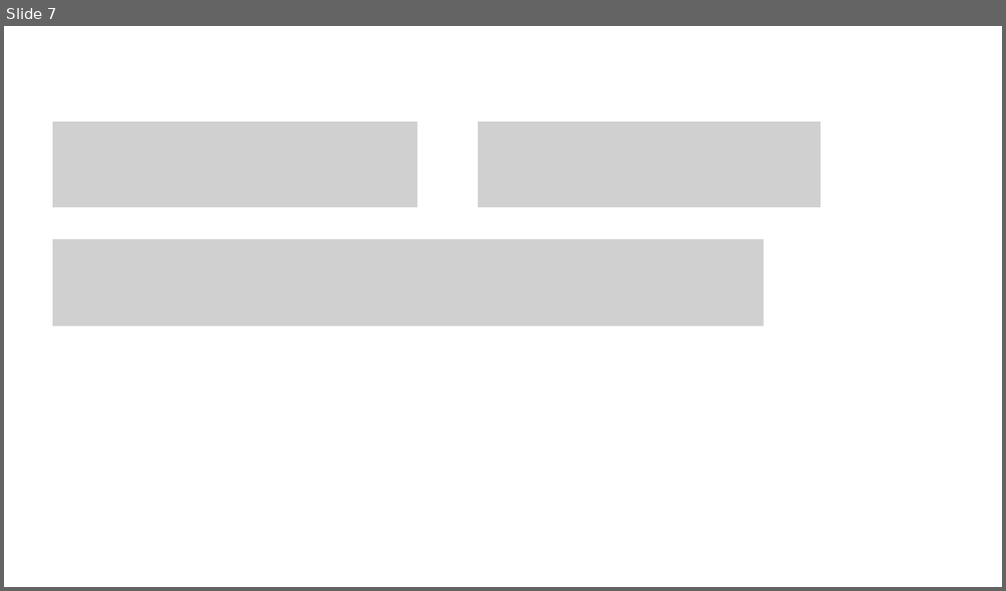
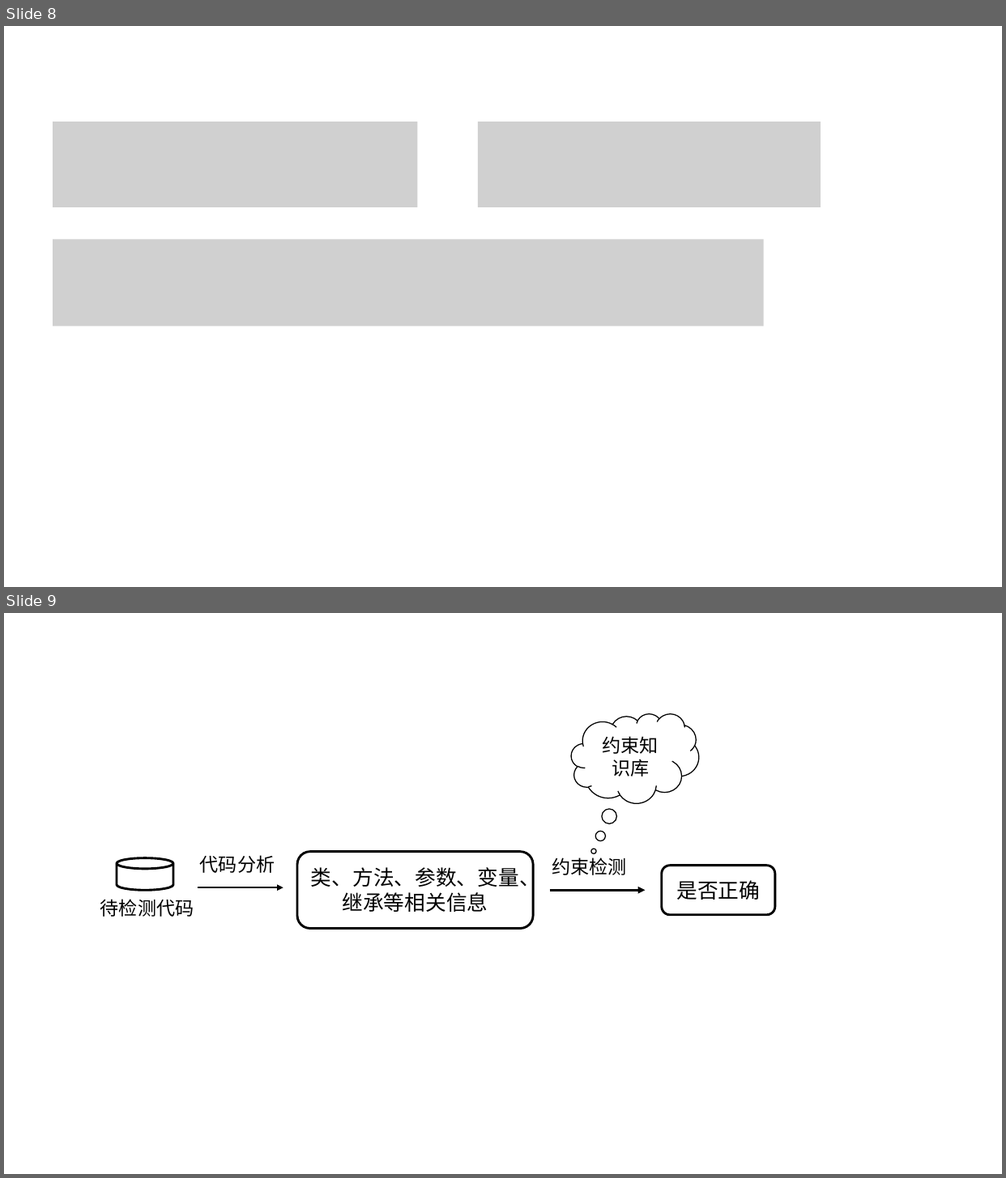
Before and after one commit to zk467701860/SKnowledgeGraph, a slide deck: directive_classification/毕业论文/图片/新建 Microsoft PowerPoint 演示文稿.pptx. Shown one above the other, each under a label of ours: slide 7 before the commit, slides 8 and 9 after it. The pictures are 1006x591 and 1006x1178 pixels, drawn with LibreOffice and Linux fonts; fonts in the diff are those of the drawing; grey boxes stand for pictures. Boxes give left, top, right and bottom in pixels: in the first picture for what was removed or moved away, otherwise in the second. Text is boxed around its words. In the diff, an @@ line names an element or a change of style, - is before the commit and + after.

```diff
--- a/directive_classification/毕业论文/图片/新建 Microsoft PowerPoint 演示文稿.pptx
+++ b/directive_classification/毕业论文/图片/新建 Microsoft PowerPoint 演示文稿.pptx
@@ slide 9 added at (4, 613, 1002, 1174), background #FFFFFF @@
@@ thought cloud added at (572, 714, 699, 804), outline #000000 1 pt, 18 pt, text #000000 @@
+约束知识库
@@ text added at (200, 855, 275, 873), 18 pt, text #000000 @@
+代码分析
@@ rounded rectangle added at (297, 852, 533, 929), outline #000000 2.25 pt, 20 pt, text #000000 @@
+类、方法、参数、变量、继承等相关信息
@@ cylinder added at (117, 858, 173, 891), outline #000000 2.25 pt @@
@@ text added at (552, 858, 626, 875), 18 pt, text #000000 @@
+约束检测
@@ rounded rectangle added at (662, 865, 776, 914), outline #000000 2.25 pt, 20 pt, text #000000 @@
+是否正确
@@ text added at (100, 899, 194, 917), 18 pt, text #000000 @@
+待检测代码
@@ arrow added from (198, 888) to (283, 888), #000000 1.5 pt @@
@@ arrow added from (550, 890) to (645, 890), #000000 2.25 pt @@
@@ what was slide 7 is now slide 8 @@
```
Also in this commit, not shown: 2 slides changed, 14 other slides added, 37 other files.
